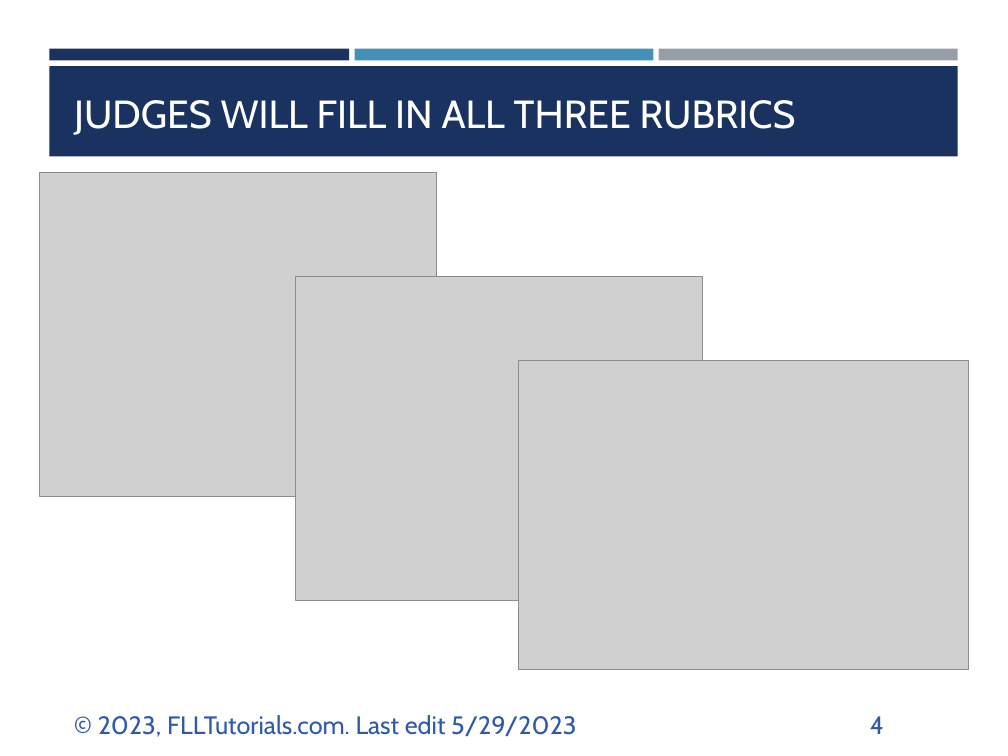
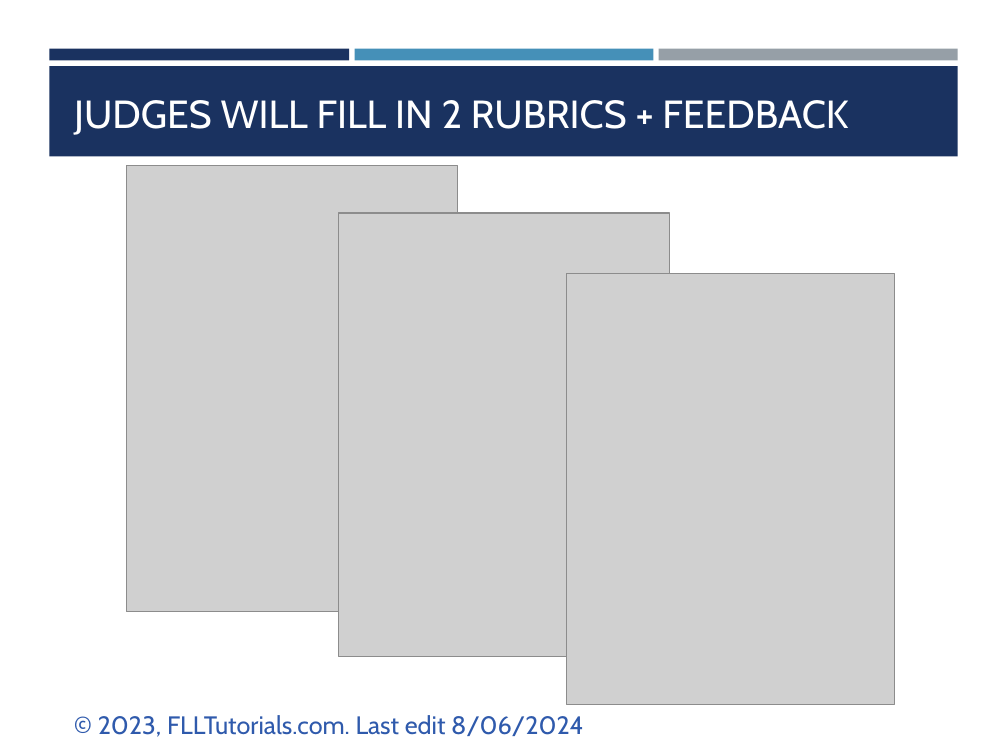
Before and after one commit to ev3lessons/FLL-Tutorials, a slide deck: slide 4 of translations/en-us/RobotGame/ConsolidatedJudging.pptx. Drawn at 1008x756 pixels with LibreOffice and Linux fonts; fonts in the diff are those of the drawing; grey boxes stand for pictures. Boxes give left, top, right and bottom in pixels: in the first picture for what was removed or moved away, otherwise in the second. Text is boxed around its words. In the diff, an @@ line names an element or a change of style, - is before the commit and + after.

```diff
--- a/translations/en-us/RobotGame/ConsolidatedJudging.pptx
+++ b/translations/en-us/RobotGame/ConsolidatedJudging.pptx
@@ title at (x1=74, y1=100, x2=848, y2=135): text changed @@
-JUDGES WILL FILL IN ALL THREE RUBRICS
+JUDGES WILL FILL IN 2 RUBRICS + FEEDBACK
@@ picture resized from (x1=39, y1=172, x2=436, y2=497) to (x1=126, y1=165, x2=458, y2=612) @@
@@ picture resized from (x1=295, y1=276, x2=703, y2=601) to (x1=339, y1=213, x2=670, y2=656) @@
@@ picture resized from (x1=519, y1=361, x2=970, y2=670) to (x1=566, y1=274, x2=895, y2=705) @@
@@ text at (x1=98, y1=715, x2=584, y2=737): text changed @@
-© 2023, FLLTutorials.com. Last edit 5/29/2023
+© 2023, FLLTutorials.com. Last edit 8/06/2024
@@ page number removed at (x1=870, y1=716, x2=884, y2=734) @@
-4
```
Also in this commit, not shown: 5 other slides changed, 29 other files.
